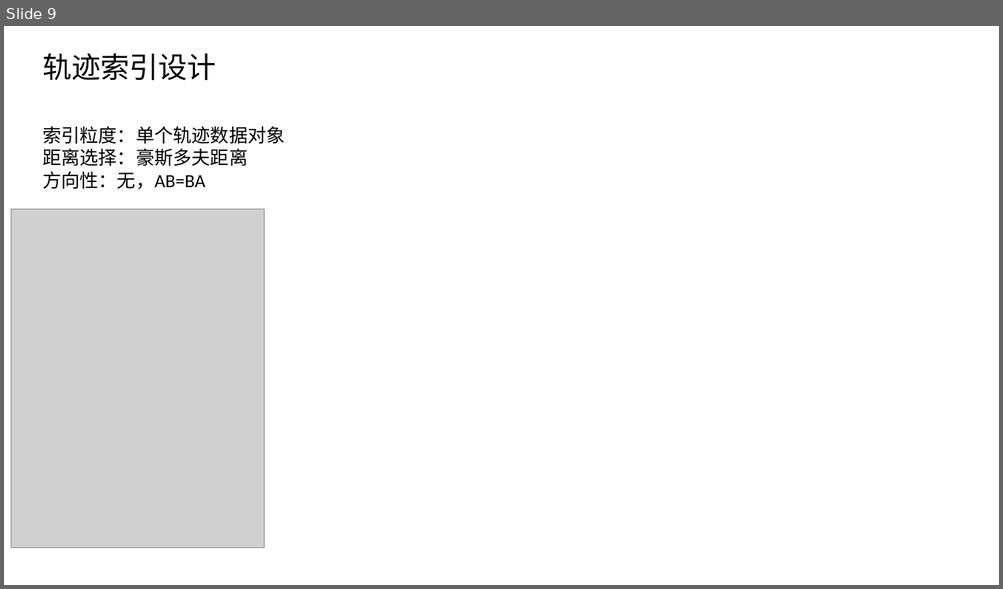
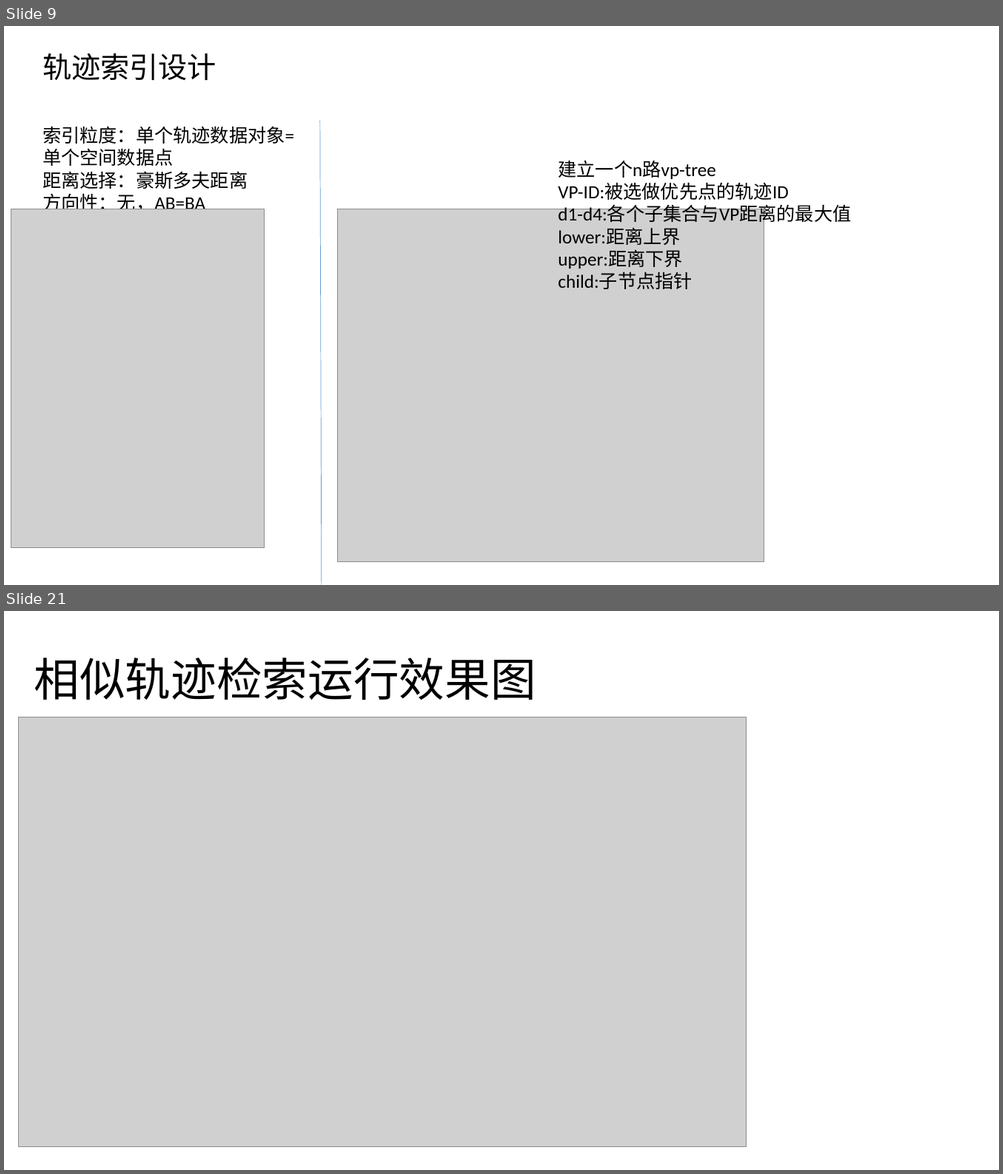
Before and after one commit to hc2013/graduate-article-latex, a slide deck: 地理轨迹相似性分析服务的设计和.pptx. Shown one above the other, each under a label of ours: slide 9 before the commit, slides 9 and 21 after it; the slides between them are not shown. The pictures are 1003x589 and 1003x1174 pixels, drawn with LibreOffice and Linux fonts; fonts in the diff are those of the drawing; grey boxes stand for pictures. Boxes give left, top, right and bottom in pixels: in the first picture for what was removed or moved away, otherwise in the second. Text is boxed around its words. In the diff, an @@ line names an element or a change of style, - is before the commit and + after.

```diff
--- a/地理轨迹相似性分析服务的设计和.pptx
+++ b/地理轨迹相似性分析服务的设计和.pptx
@@ slide 21 added at <box>4,611,999,1170</box>, background #FFFFFF @@
@@ title added at <box>34,658,536,700</box>, 44 pt, text #000000 @@
+相似轨迹检索运行效果图
@@ picture added at <box>18,718,746,1147</box> @@
@@ slide 9 changed as well @@
@@ text at <box>42,126,294,166</box>: text changed @@
-索引粒度：单个轨迹数据对象
+索引粒度：单个轨迹数据对象=单个空间数据点
@@ line added from (319, 121) to (322, 585), #5B9BD5 0.5 pt @@
@@ text added at <box>558,160,851,289</box>, 18 pt, text #000000 @@
+建立一个n路vp-tree
+VP-ID:被选做优先点的轨迹ID
+d1-d4:各个子集合与VP距离的最大值
+lower:距离上界
+upper:距离下界
+child:子节点指针
@@ picture added at <box>338,210,764,562</box> @@
```
Also in this commit, not shown: 16 other slides added, 42 other files.
